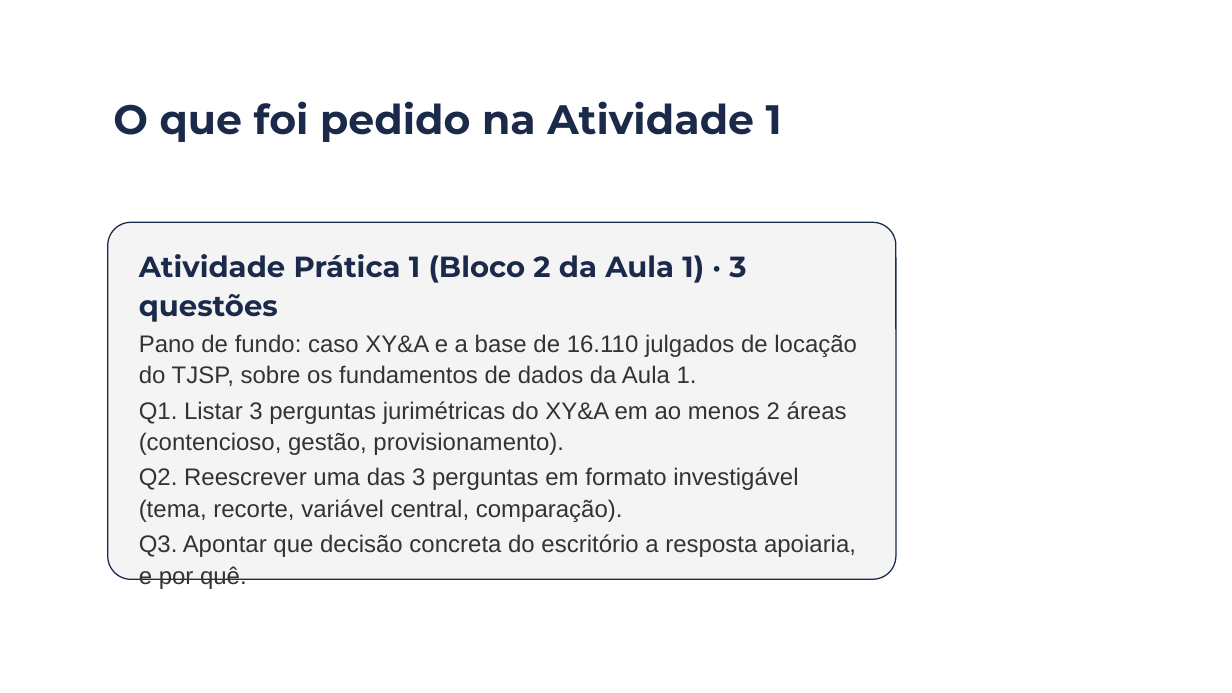
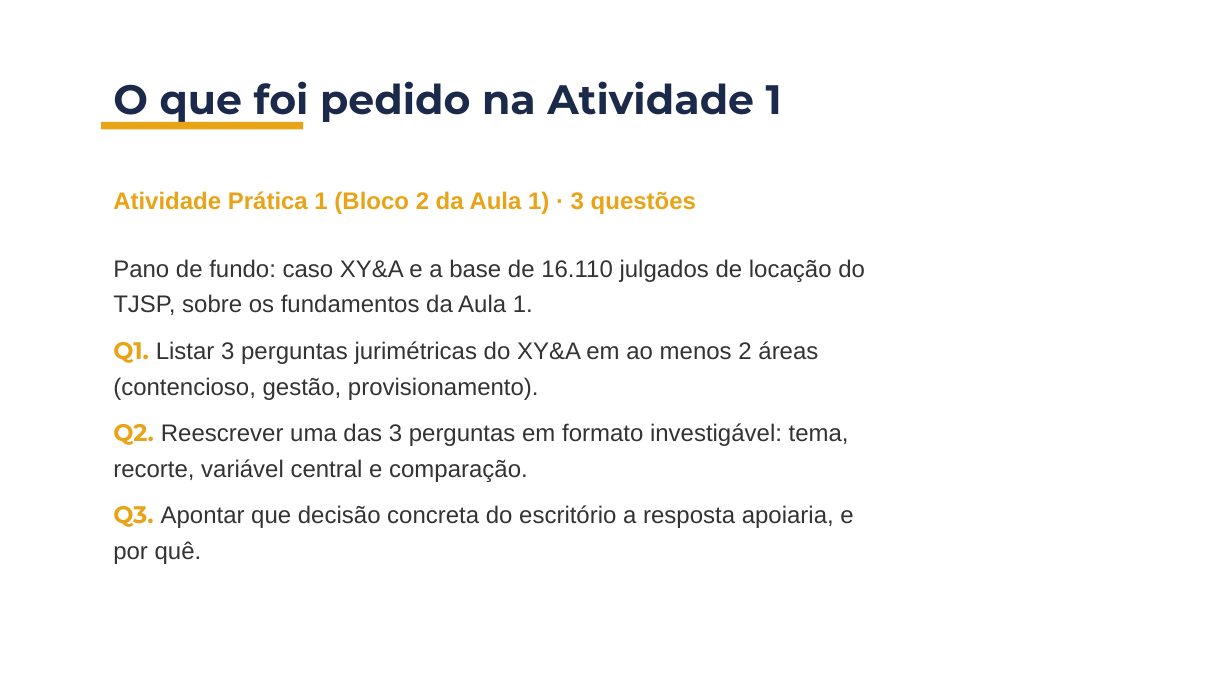
Before and after one commit to BrunoDaleffi/ibmec, a slide deck: slide 6 of aulas/aula_02/slides/aula2_bloco1_jurimetria.pptx. Drawn at 1232x693 pixels with LibreOffice and Linux fonts; fonts in the diff are those of the drawing; background and template pictures are left out. Boxes give left, top, right and bottom in pixels: in the first picture for what was removed or moved away, otherwise in the second. Text is boxed around its words. In the diff, an @@ line names an element or a change of style, - is before the commit and + after.

Commit message:
fix: correct layout and content in Aula 2 materials
Updated README.md to remove outdated warning about slide backgrounds and clarified the structure of the course content. Enhanced the build_aula2_bloco1.py script to ensure proper mapping of slide backgrounds according to the canonical layout established in Aula 1. Adjusted the build_capa function for improved header formatting. Updated the aula2_bloco1_jurimetria.pptx file to reflect these changes.

```diff
--- a/aulas/aula_02/slides/aula2_bloco1_jurimetria.pptx
+++ b/aulas/aula_02/slides/aula2_bloco1_jurimetria.pptx
@@ text "O que foi pedido na ...": place and size @@
-text "O que foi pedido na ..." at <box>113,101,782,142</box>
+text "O que foi pedido na ..." at <box>113,81,782,125</box>
@@ rectangle added at <box>101,122,303,129</box>, fill #E8A317 @@
@@ text added at <box>113,191,696,214</box>, 14 pt, text #E8A317, bold @@
+Atividade Prática 1 (Bloco 2 da Aula 1) · 3 questões
@@ text "Pano de fundo: caso XY&A ...": place and size @@
-text "Pano de fundo: caso XY&A ..." at <box>107,222,896,579</box>
+text "Pano de fundo: caso XY&A ..." at <box>113,259,865,564</box>
@@ text "Pano de fundo: caso XY&A ..." at <box>113,259,865,564</box>: fill #F4F4F4 to none; outline #1B2A4A 0.75 pt to none @@
@@ text at <box>113,259,865,315</box>: text changed @@
-Atividade Prática 1 (Bloco 2 da Aula 1) · 3 questões
-Pano de fundo: caso XY&A e a base de 16.110 julgados de locação do TJSP, sobre os fundamentos de dados da Aula 1.
+Pano de fundo: caso XY&A e a base de 16.110 julgados de locação do TJSP, sobre os fundamentos da Aula 1.
@@ text at <box>113,341,853,564</box>: font Arial to Montserrat, text colour #333333 to #E8A317, bold on in "Q1.", "Q3."; line spacing 1.1 to 1.25; more space between paragraphs @@
@@ text at <box>113,423,849,482</box>: text changed @@
-Q2. Reescrever uma das 3 perguntas em formato investigável (tema, recorte, variável central, comparação).
+Q2. Reescrever uma das 3 perguntas em formato investigável: tema, recorte, variável central e comparação.
```
Also in this commit, not shown: 37 other slides changed, 1 slide added, 1 slide removed, 2 other files.
